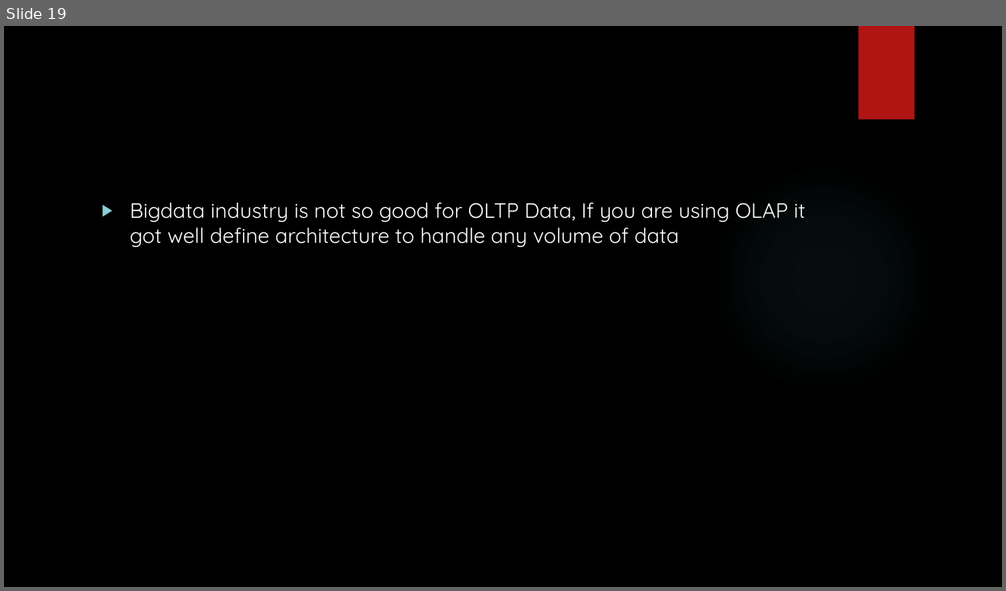
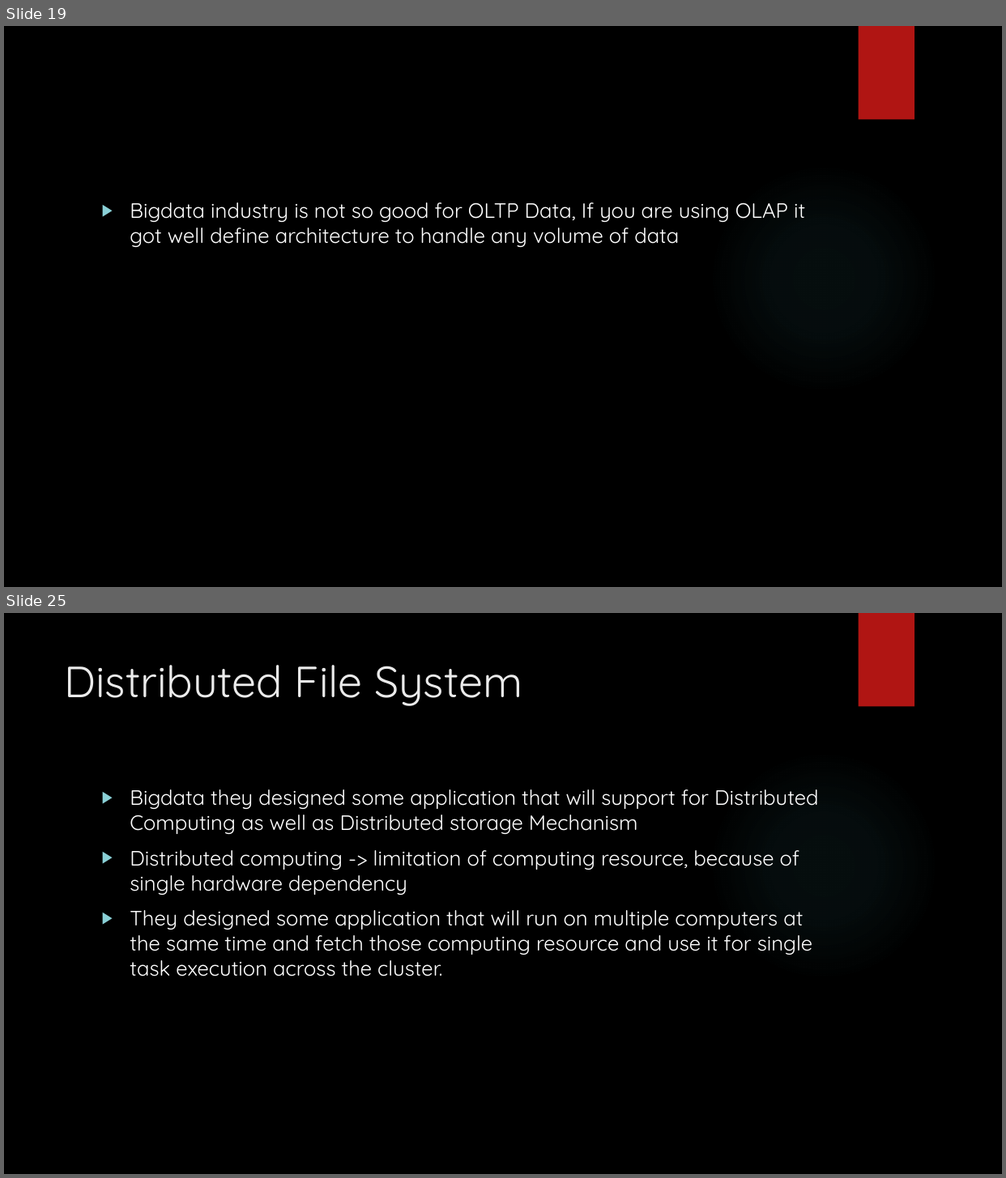
Before and after one commit to karthick1808/hadoopfundamentals, a slide deck: New Microsoft PowerPoint Presentation.pptx. Shown one above the other, each under a label of ours: slide 19 before the commit, slides 19 and 25 after it; the slides between them are not shown. The pictures are 1006x591 and 1006x1178 pixels, drawn with LibreOffice and Linux fonts; fonts in the diff are those of the drawing; background and template pictures are left out. Boxes give left, top, right and bottom in pixels: in the first picture for what was removed or moved away, otherwise in the second. Text is boxed around its words. In the diff, an @@ line names an element or a change of style, - is before the commit and + after.

```diff
--- a/New Microsoft PowerPoint Presentation.pptx
+++ b/New Microsoft PowerPoint Presentation.pptx
@@ slide 25 added at <box>4,613,1002,1174</box>, background picture (left out); not listed: 2 template elements that a slide beside it also shows @@
@@ title added at <box>65,665,523,706</box>, 42 pt, text #EBEBEB @@
+Distributed File System
@@ text added at <box>130,790,819,977</box>, 20 pt, text #FFFFFF @@
+▶ Bigdata they designed some application that will support for Distributed Computing as well as Distributed storage Mechanism
+▶ Distributed computing -> limitation of computing resource, because of single hardware dependency
+▶ They designed some application that will run on multiple computers at the same time and fetch those computing resource and use it for single task execution across the cluster.
```
Also in this commit, not shown: 5 other slides added.
